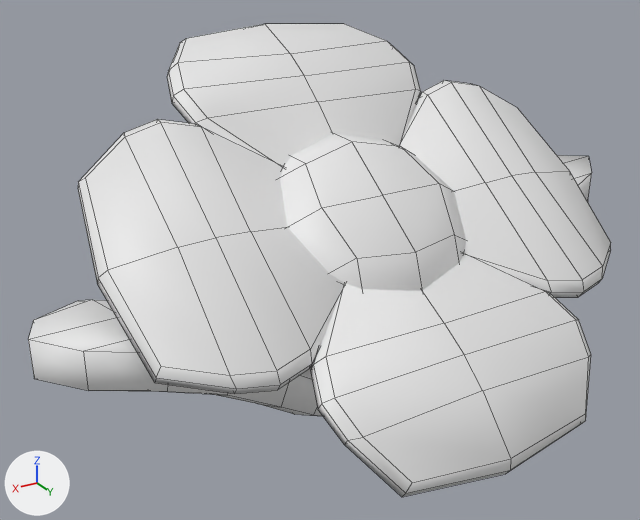
What one commit did to the FBX model Assets/Game/Warden_Assets/Flower2.fbx.
Rendered twice from a 50 mm camera at (0.993, 1.63, 1.179) aimed at (0.085, 0.116, 0.421). Every picture has the same lights, and +X, +Y and +Z are marked at lower left. Mesh edges are drawn as thin lines.

Objects in the first picture: 'Flower2'.
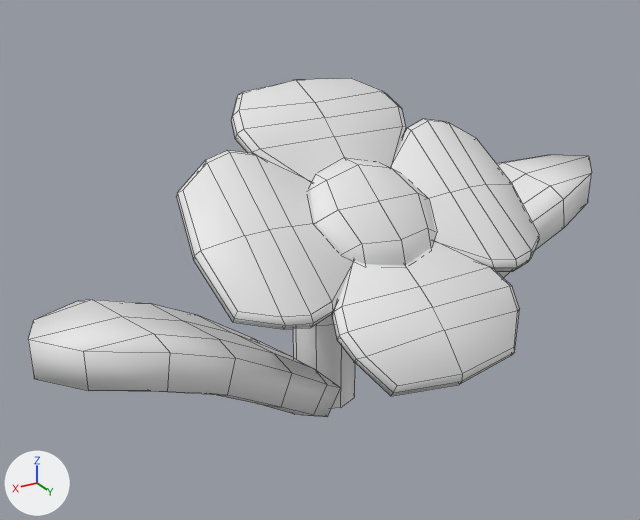
Patch to the scene script:
```diff
--- a/Assets/Game/Warden_Assets/Flower2.fbx.py
+++ b/Assets/Game/Warden_Assets/Flower2.fbx.py
@@ me_cube_033 @@
 me_cube_033.from_pydata(...)  # 346 vertices, 336 faces; spans x -0.9..2.5, y -4.3..2.1, z -1.6..15.5
 # used by ob_flower2; location = (0.0, 0.0, 0.0); rotation_euler = (0.0, -0.633, 3.001), in degrees (0, -36, 172); scale = (0.365, 0.152, 0.0546)
+# me_cube_033 part 1: the loose piece of 52 vertices spanning x 0.2..2.5, y -1.1..1.4, z -1.6..2.1 is multiplied about the mesh origin by the matrix ((-0.292, -0.021, 0.032), (0.041, -0.151, -0.005), (0.216, 0.0, 0.044))
+# me_cube_033 part 2: the loose piece of 32 vertices spanning x -0.2..1.0, y -1.2..0.5, z -0.8..8.0 is scaled about the mesh origin by (-0.0604, -0.152, 0.0659)
+# me_cube_033 part 3: the loose piece of 52 vertices spanning x -0.9..0.1, y -2.4..0.5, z 0.4..14.0 is multiplied about the mesh origin by the matrix ((-0.292, -0.021, 0.032), (0.041, -0.151, -0.005), (0.216, 0.0, 0.044))
+# me_cube_033 part 4: the loose piece of 42 vertices spanning x 0.4..1.4, y -2.4..0.1, z 4.0..10.8 is scaled about its middle by (-0.266, -0.102, 0.0211), then moved by (-0.9, 1.3, -6.9)
+# me_cube_033 part 5: the loose piece of 42 vertices spanning x 0.9..2.3, y -2.6..0.8, z -0.9..7.7 is scaled about its middle by (-0.272, -0.103, 0.0214), then moved by (-1.8, 1.1, -2.9)
+# me_cube_033 part 6: the loose piece of 42 vertices spanning x -0.5..0.9, y -3.3..0.1, z 6.9..15.5 is scaled about its middle by (-0.277, -0.102, 0.0215), then moved by (0.1, 1.8, -10.7)
+# me_cube_033 part 7: the loose piece of 42 vertices spanning x 0.0..1.4, y -4.3..-1.2, z -0.6..8.0 is multiplied about its middle by the matrix ((-0.018, -0.023, 0.047), (0.016, -0.05, -0.018), (0.05, 0.008, 0.023)), then moved by (-0.7, 3.1, -3.3)
+# me_cube_033 part 8: the loose piece of 42 vertices spanning x 0.5..1.9, y -1.0..2.1, z 6.7..15.2 is multiplied about its middle by the matrix ((-0.199, -0.015, 0.022), (0.028, -0.103, -0.003), (0.148, 0.0, 0.03)), then moved by (-1.2, -0.5, -10.3)
@@ ob_flower2 @@
 ob_flower2.location = (0.0, 0.0, 0.0)
-ob_flower2.rotation_euler = (0.0, -0.633, 3.001)  # degrees (0, -36, 172)
-ob_flower2.scale = (0.365, 0.152, 0.0546)
```

Where the change shows, as pixel boxes [x1, y1, x2, y2] in the pictures (640 x 520 px; the box of a moved part takes in the faces that stretch with it):
'Flower2', reshaped, turned, rescaled
    before: [28, 24, 611, 497]
    after: [28, 78, 592, 416]
part 1 of me_cube_033, moved or reshaped
    before: [557, 155, 592, 202]
    after: [497, 155, 592, 278]
part 2 of me_cube_033, moved or reshaped (not visible before)
    after: [293, 312, 355, 408]
part 3 of me_cube_033, moved or reshaped
    before: [28, 300, 322, 416]
    after: [28, 300, 340, 416]
part 4 of me_cube_033, moved or reshaped
    before: [280, 133, 466, 291]
    after: [310, 159, 436, 266]
part 5 of me_cube_033, moved or reshaped
    before: [400, 80, 611, 297]
    after: [391, 119, 539, 271]
part 6 of me_cube_033, moved or reshaped
    before: [78, 119, 345, 394]
    after: [176, 150, 354, 329]
part 7 of me_cube_033, moved or reshaped
    before: [310, 253, 591, 497]
    after: [332, 241, 520, 396]
part 8 of me_cube_033, moved or reshaped
    before: [167, 24, 421, 167]
    after: [231, 78, 406, 182]
